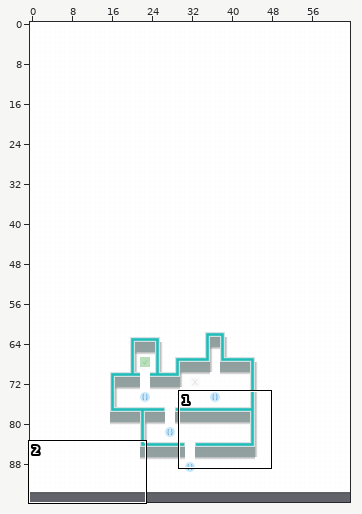
An edit to a level. Tiled map (JSON), assets/levels/demoLevel.json. The picture above shows the old version from afar; the outline marks the close-up.
Close-up. Before:
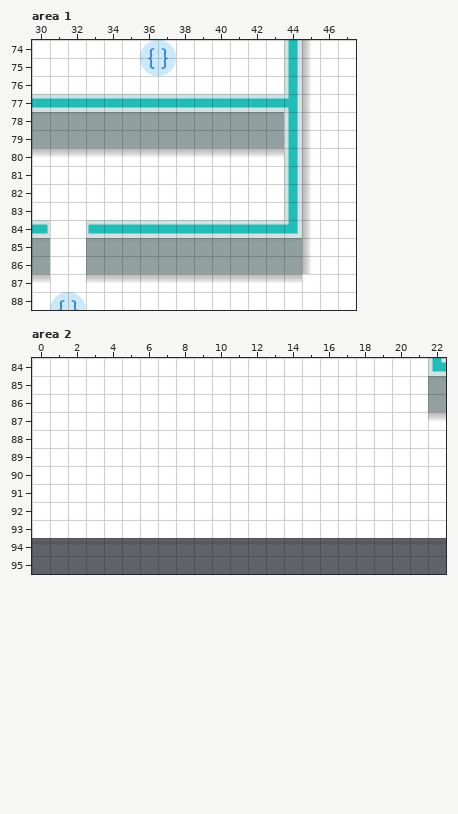
Cells are 64x64 px. Shown: area 1 x 30..47, y 74..88; area 2 x 0..22, y 84..95. The commit also changed other parts of the map, which this record leaves out.
After the commit:
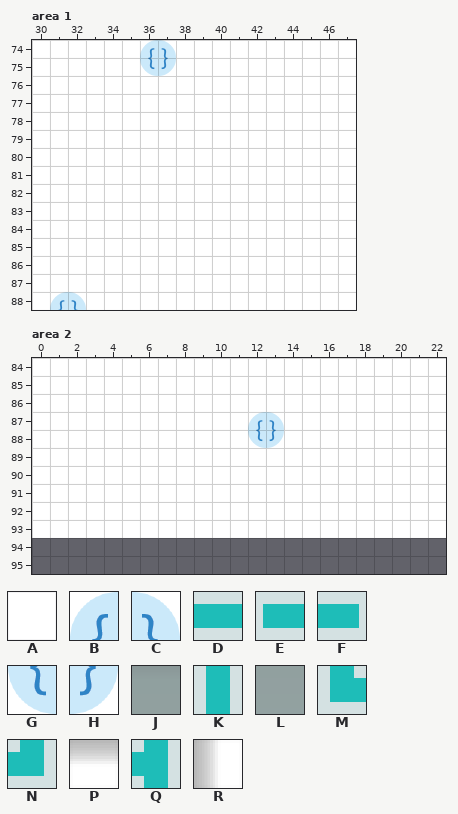
Key: from "tiles": A 0, B 1, C 2, D 3, E 5, F 6, G 11, H 12, J 13, K 22, L 23, M 25, N 26, P 33, Q 36, R 44.
_ is an empty cell, . an unchanged one.
See-through tiles are keyed as they look on the map.
What changed:
--- layer "upper" (now hidden), area 1
@@ x 30..45 @@
-74 ..............KR
-75 ..............KR
-76 ..............KR
-77 DDDDDDDDDDDDDDQR
-78 JJJJJJJJJJJJJJKR
-79 LLLLLLLLLLLLLLKR
-80 PPPPPPPPPPPPPPKR
-81 ..............KR
-82 ..............KR
-83 ..............KR
-84 F..EDDDDDDDDDDNR
-85 J..JJJJJJJJJJJJR
-86 L..LLLLLLLLLLLLR
-87 P..PPPPPPPPPPPP.
+74 ..............__
+75 ..............__
+76 ..............__
+77 ________________
+78 ________________
+79 ________________
+80 ________________
+81 ..............__
+82 ..............__
+83 ..............__
+84 _.._____________
+85 _.._____________
+86 _.._____________
+87 _..____________.
--- layer "lower", area 2
@@ x 12..13 @@
-87 AA
-88 AA
+87 BC
+88 GH
--- layer "upper" (now hidden), area 2
@@ x 22..22 @@
-84 M
-85 J
-86 L
-87 P
+84 _
+85 _
+86 _
+87 _
Pixel boxes of the changes (left, top, right, bottom) in both close-ups:
removed: (32, 40, 311, 283)
removed: (428, 358, 446, 421)
changed: (248, 412, 284, 448)
